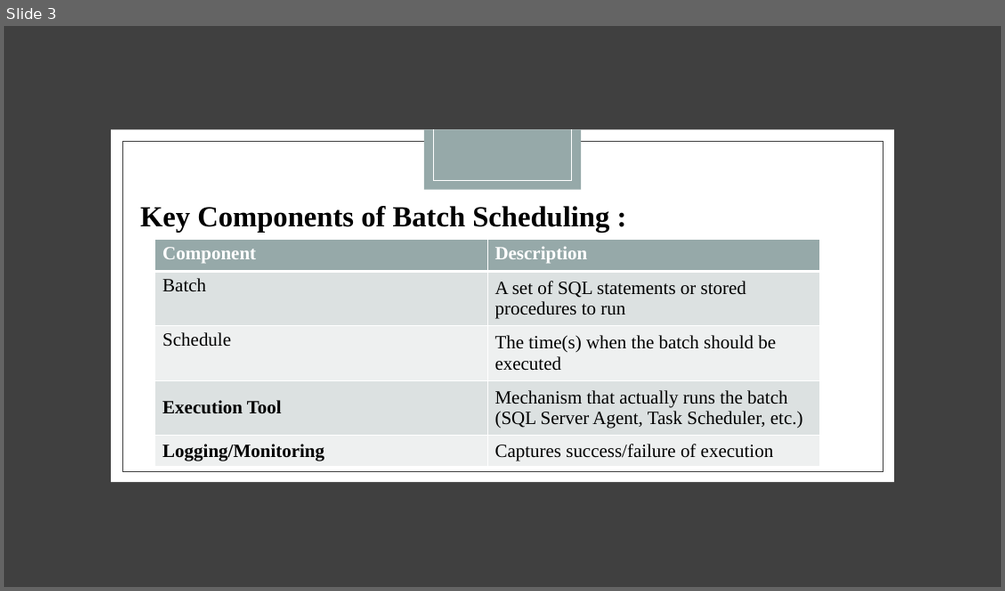
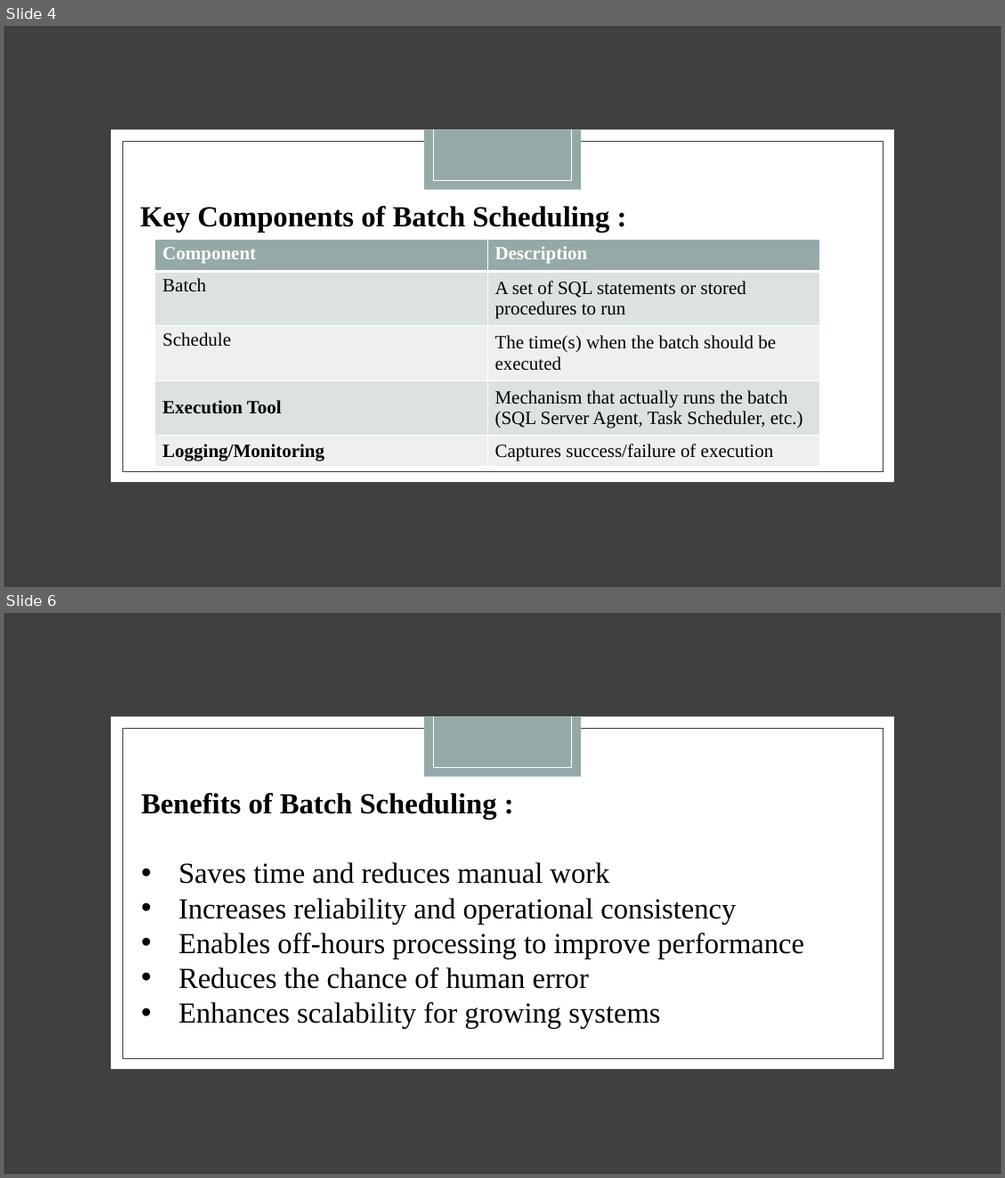
Before and after one commit to MRYASHPS999/.NETCorePractice, a slide deck: Notes/Batch Scheduling.pptx. Shown one above the other, each under a label of ours: slide 3 before the commit, slides 4 and 6 after it; the slides between them are not shown. The pictures are 1005x591 and 1005x1178 pixels, drawn with LibreOffice and Linux fonts; fonts in the diff are those of the drawing. Boxes give left, top, right and bottom in pixels: in the first picture for what was removed or moved away, otherwise in the second. Text is boxed around its words. In the diff, an @@ line names an element or a change of style, - is before the commit and + after.

```diff
--- a/Notes/Batch Scheduling.pptx
+++ b/Notes/Batch Scheduling.pptx
@@ slide 6 added at (4,613,1001,1174), background #FFFFFF; not listed: 7 template elements that a slide beside it also shows @@
@@ text added at (141,793,804,1029), 28 pt, text #000000 @@
+Benefits of Batch Scheduling :
+• Saves time and reduces manual work
+• Increases reliability and operational consistency
+• Enables off-hours processing to improve performance
+• Reduces the chance of human error
+• Enhances scalability for growing systems
@@ what was slide 3 is now slide 4 @@
```
Also in this commit, not shown: 2 other slides added, 2 slides removed.
